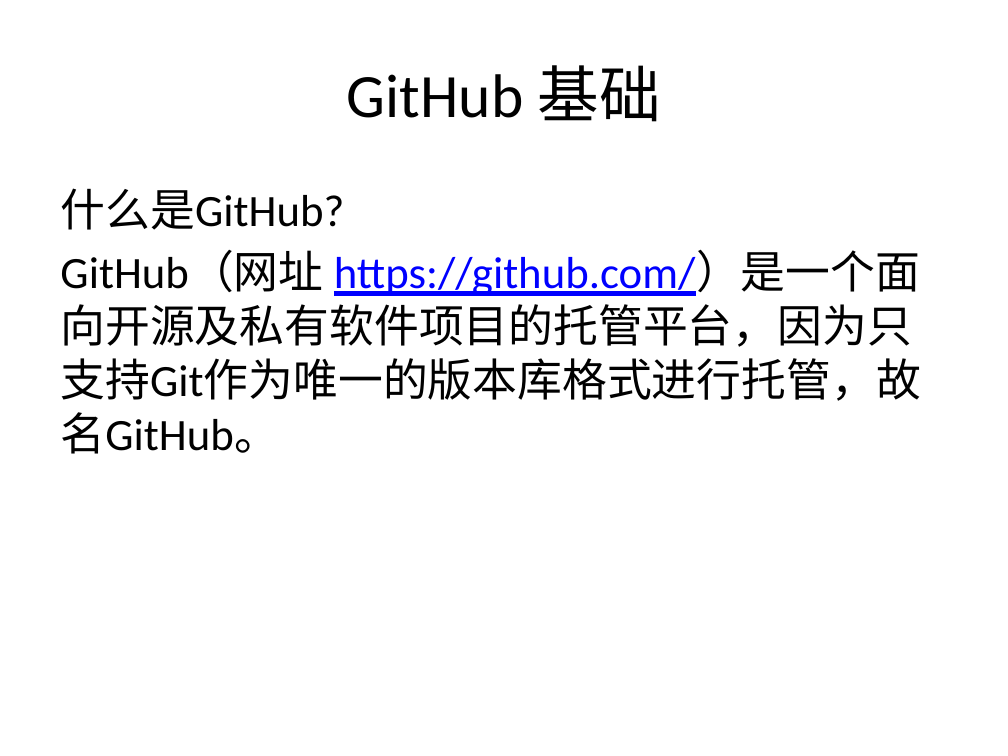
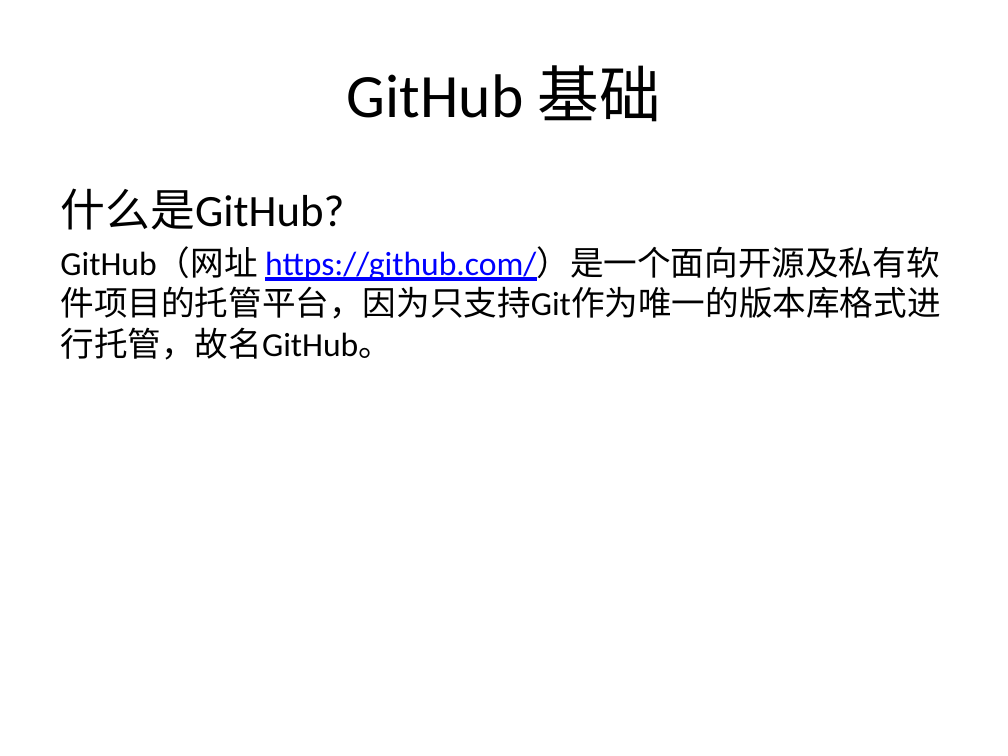
Before and after one commit to lftong/tong-doc, a slide deck: slide 8 of Git_Primer.pptx. Drawn at 1008x756 pixels with LibreOffice and Linux fonts; fonts in the diff are those of the drawing. Boxes give left, top, right and bottom in pixels: in the first picture for what was removed or moved away, otherwise in the second. Text is boxed around its words. In the diff, an @@ line names an element or a change of style, - is before the commit and + after.

Commit message:
update

```diff
--- a/Git_Primer.pptx
+++ b/Git_Primer.pptx
@@ text at (x1=60, y1=248, x2=940, y2=360): size 32 to 24 pt in "GitHub（网址 https://github.com/）是一个面向开源及私有软件项目的托管平台，因为只支持Git作为 ..."; less space between paragraphs @@
```
